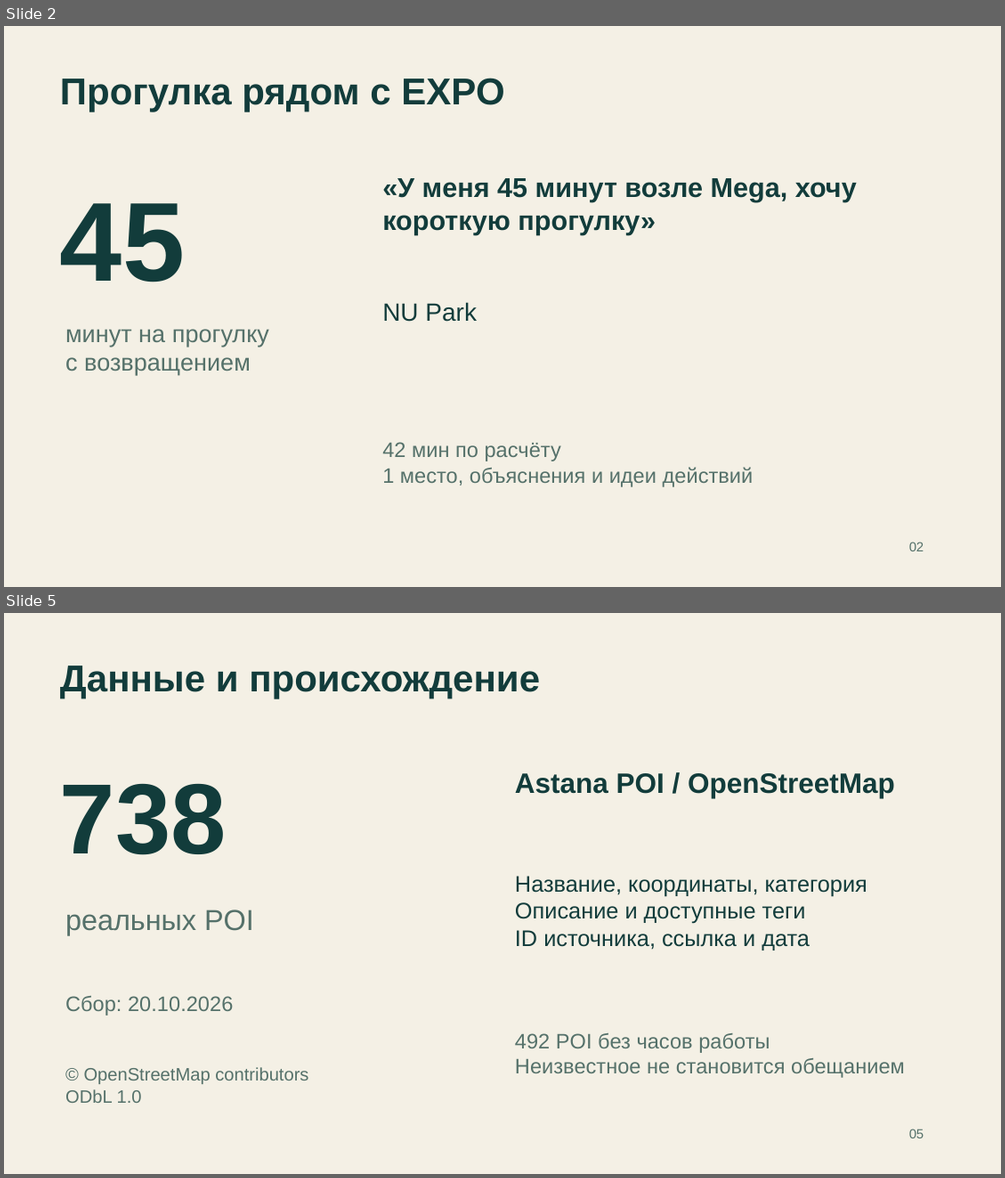
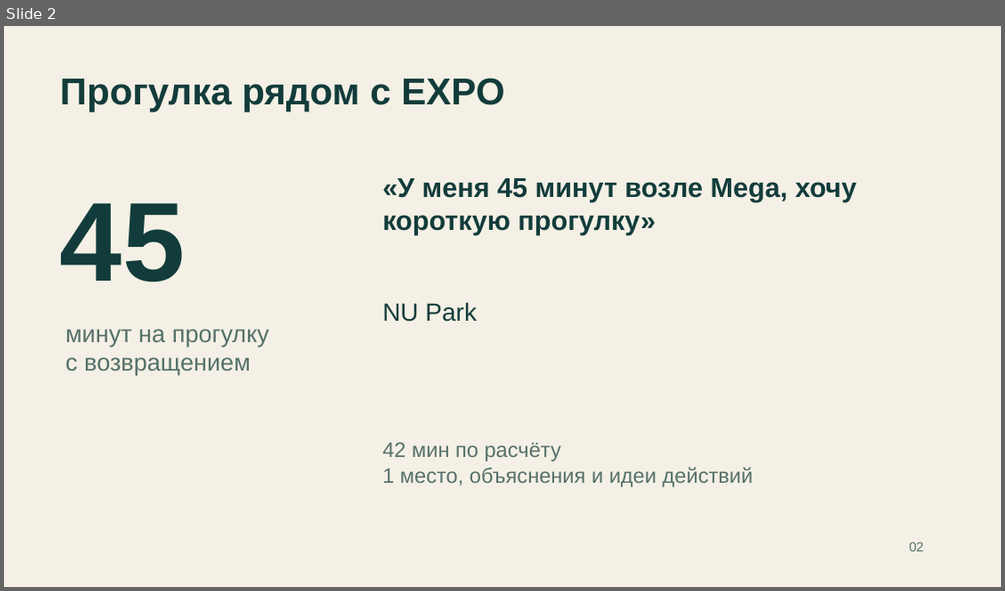
Before and after one commit to ltybcs/astana-walks-ai, a slide deck: output/presentations/astana-walks.pptx. Shown one above the other, each under a label of ours: slides 2 and 5 before the commit, slide 2 after it; the slides between them are not shown. The pictures are 1005x1178 and 1005x591 pixels, drawn with LibreOffice and Linux fonts; fonts in the diff are those of the drawing. Boxes give left, top, right and bottom in pixels: in the first picture for what was removed or moved away, otherwise in the second. Text is boxed around its words. In the diff, an @@ line names an element or a change of style, - is before the commit and + after.

```diff
--- a/output/presentations/astana-walks.pptx
+++ b/output/presentations/astana-walks.pptx
@@ slide 5 removed at <box>4,613,1001,1174</box>, background #F4F0E5 @@
@@ text removed at <box>60,666,540,698</box> @@
-Данные и происхождение
@@ text removed at <box>60,783,226,855</box> @@
-738
@@ text removed at <box>515,773,895,798</box> @@
-Astana POI / OpenStreetMap
@@ text removed at <box>515,876,867,950</box> @@
-Название, координаты, категория
-Описание и доступные теги
-ID источника, ссылка и дата
@@ text removed at <box>65,909,254,935</box> @@
-реальных POI
@@ text removed at <box>65,996,233,1015</box> @@
-Сбор: 20.10.2026
@@ text removed at <box>515,1033,905,1078</box> @@
-492 POI без часов работы
-Неизвестное не становится обещанием
@@ text removed at <box>65,1067,308,1103</box> @@
-© OpenStreetMap contributors
-ODbL 1.0
@@ text removed at <box>909,1128,924,1138</box> @@
-05
```
Also in this commit, not shown: 6 slides changed, 2 slides added, 17 other files.
